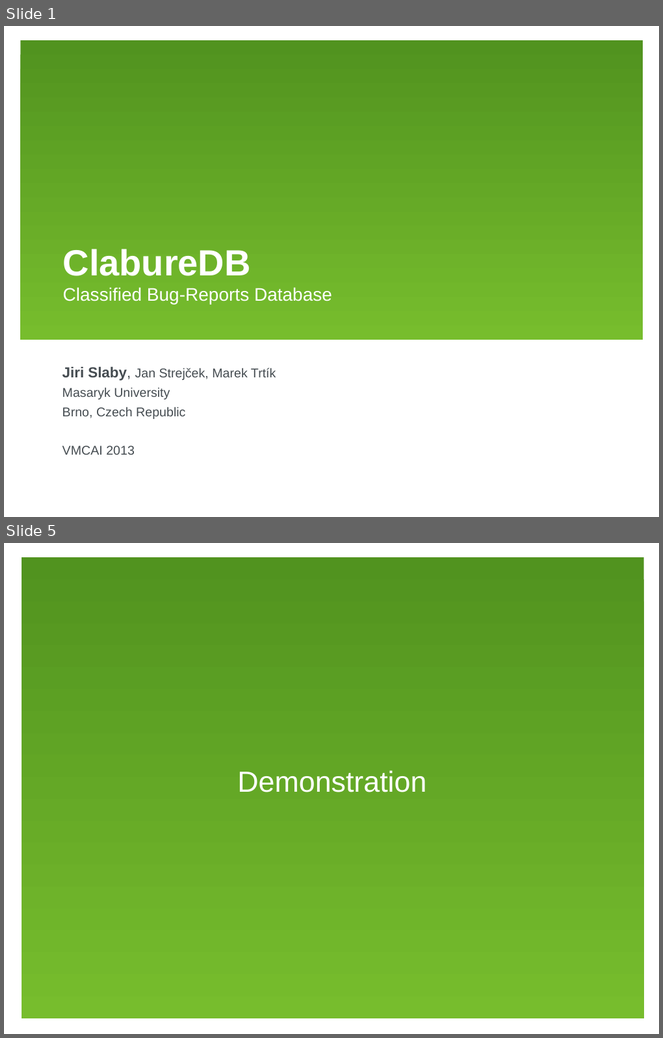
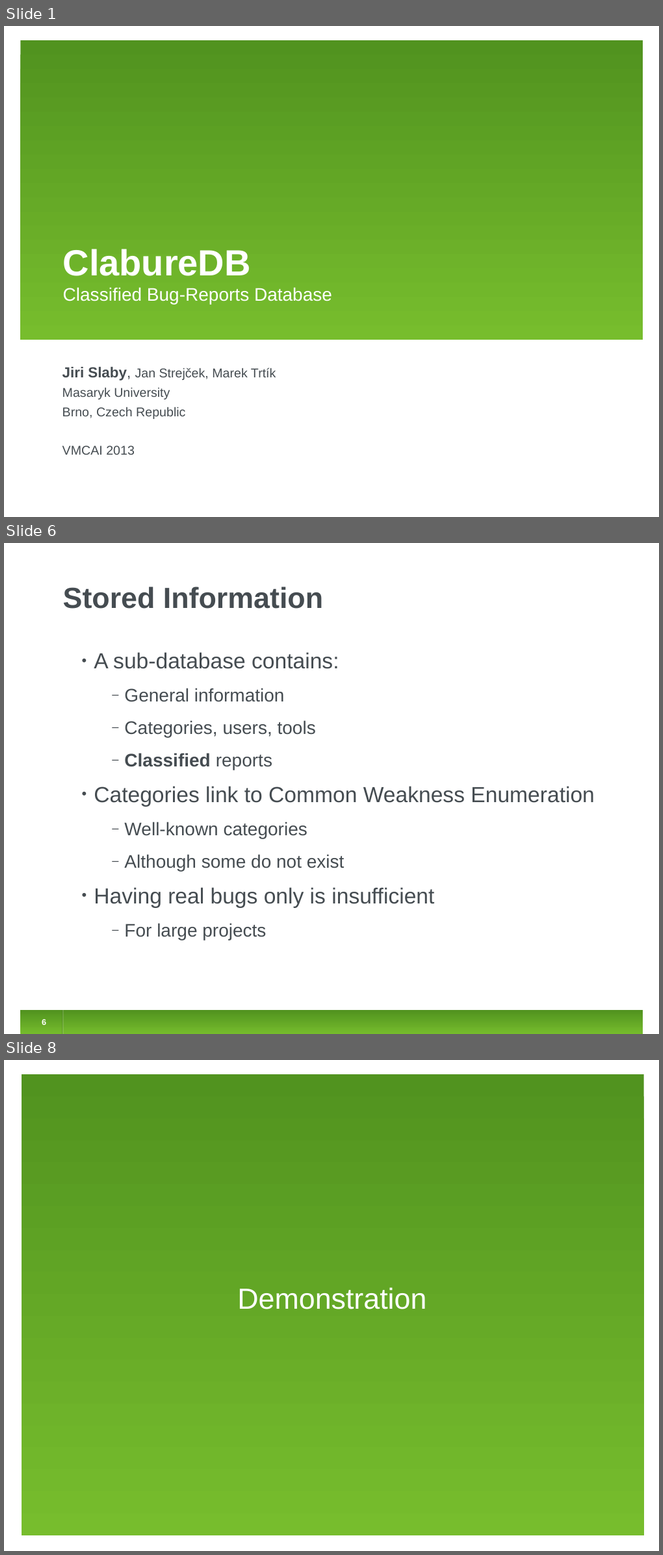
Before and after one commit to jirislaby/writings, a slide deck: presentations/clabure_rome/clabure.odp. Shown one above the other, each under a label of ours: slides 1 and 5 before the commit, slides 1, 6 and 8 after it; the slides between them are not shown. The pictures are 663x1038 and 663x1555 pixels, drawn with LibreOffice and Linux fonts; fonts in the diff are those of the drawing. Boxes give left, top, right and bottom in pixels: in the first picture for what was removed or moved away, otherwise in the second. Text is boxed around its words. In the diff, an @@ line names an element or a change of style, - is before the commit and + after.

```diff
--- a/presentations/clabure_rome/clabure.odp
+++ b/presentations/clabure_rome/clabure.odp
@@ slide 6 added at [4,543,659,1034], background #FFFFFF @@
@@ title added at [63,587,323,609], 32 pt, text #454C51, bold @@
+Stored Information
@@ text added at [94,652,594,940], 20 pt, text #454C51 @@
+• A sub-database contains:
+  ‒ General information
+  ‒ Categories, users, tools
+  ‒ Classified reports
+• Categories link to Common Weakness Enumeration
+  ‒ Well-known categories
+  ‒ Although some do not exist
+• Having real bugs only is insufficient
+  ‒ For large projects
@@ rectangle added at [20,1011,643,1034], fill gradient #77BD2D to #51931F @@
@@ page number added at [42,1019,46,1027], 9 pt, text #FFFFFF, bold @@
+6
@@ line added from (62, 1011) to (62, 1034), #3F7418 0.74 pt @@
@@ line added from (63, 1011) to (63, 1034), #FFFFFF 0.74 pt @@
@@ what was slide 5 is now slide 8 @@
```
Also in this commit, not shown: 6 slides changed, 2 other slides added, 1 other file.
